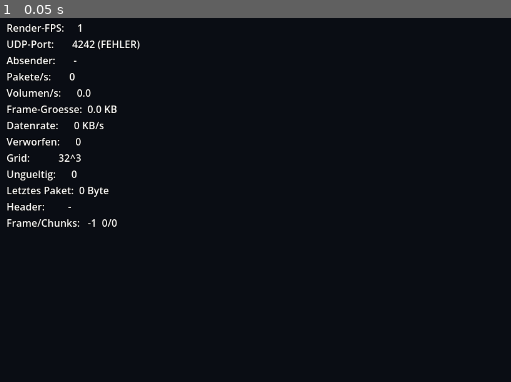
Above: before the commit, frame 1.
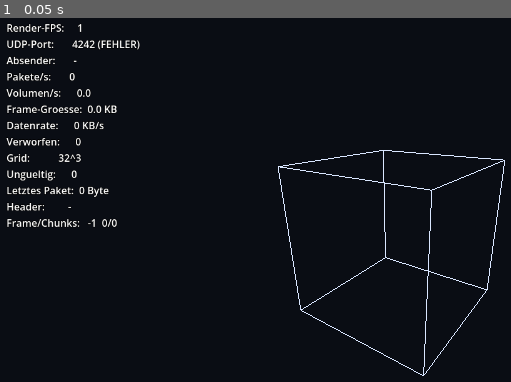
Above: after the commit, the same moment.

Repository: FutureRealitiesLab/MatLab_CommTest
Game: Godot game, scene res://main.tscn
The game is run twice, just before and just after one commit, with the same random seed, the same clock (stepped at 60 frames per second) and the same inputs.
Inputs:
- Up to frame 1 (0.05 s): no input

The runs differ from the first frame. In frame 1, 0.8% of the frame differs, in the area x 54-99%, y 36-99%.

Commit message:
Godot: Wuerfel 3.5x groesser, Kanten-Wireframe, Kamera weiter weg
Co-Authored-By: Claude Sonnet 5.5 <noreply@anthropic.com>

Diff:
--- /dev/null
+++ b/godot/box_outline.gd
@@ -0,0 +1,34 @@
+extends MeshInstance3D
+## Zeichnet die 12 Kanten eines Einheitswuerfels (-0.5..0.5) als Linien.
+## Als Kind der Volumen-Node erbt es deren Skalierung.
+
+@export var color := Color(0.85, 0.9, 1.0, 1.0)
+
+
+func _ready() -> void:
+	var verts := PackedVector3Array()
+	for i in 8:
+		for bit in [1, 2, 4]:
+			if i & bit == 0:
+				verts.append(_corner(i))
+				verts.append(_corner(i | bit))
+
+	var arrays := []
+	arrays.resize(Mesh.ARRAY_MAX)
+	arrays[Mesh.ARRAY_VERTEX] = verts
+	var m := ArrayMesh.new()
+	m.add_surface_from_arrays(Mesh.PRIMITIVE_LINES, arrays)
+	mesh = m
+
+	var mat := StandardMaterial3D.new()
+	mat.shading_mode = BaseMaterial3D.SHADING_MODE_UNSHADED
+	mat.albedo_color = color
+	material_override = mat
+	cast_shadow = GeometryInstance3D.SHADOW_CASTING_SETTING_OFF
+
+
+func _corner(i: int) -> Vector3:
+	return Vector3(
+		0.5 if i & 1 else -0.5,
+		0.5 if i & 2 else -0.5,
+		0.5 if i & 4 else -0.5)
--- a/godot/main.tscn
+++ b/godot/main.tscn
@@ -1,9 +1,10 @@
-[gd_scene load_steps=9 format=3]
+[gd_scene load_steps=10 format=3]
 
 [ext_resource type="Shader" path="res://volume_raymarch.gdshader" id="1_shader"]
 [ext_resource type="Script" path="res://udp_receiver.gd" id="2_udp"]
 [ext_resource type="Script" path="res://orbit_camera.gd" id="3_orbit"]
 [ext_resource type="Script" path="res://debug_overlay.gd" id="4_debug"]
+[ext_resource type="Script" path="res://box_outline.gd" id="5_outline"]
 
 [sub_resource type="Environment" id="Environment_1"]
 background_mode = 1
@@ -30,16 +31,19 @@
 transform = Transform3D(0.866, -0.25, 0.433, 0, 0.866, 0.5, -0.5, -0.433, 0.75, 0, 3, 0)
 
 [node name="Camera3D" type="Camera3D" parent="."]
-transform = Transform3D(1, 0, 0, 0, 1, 0, 0, 0, 1, 0, 0, 4)
+transform = Transform3D(1, 0, 0, 0, 1, 0, 0, 0, 1, 0, 0, 7)
 current = true
 script = ExtResource("3_orbit")
-distance = 4.0
+distance = 7.0
 
 [node name="Volume" type="MeshInstance3D" parent="."]
-transform = Transform3D(2, 0, 0, 0, 2, 0, 0, 0, 2, 0, 0, 0)
+transform = Transform3D(3.5, 0, 0, 0, 3.5, 0, 0, 0, 3.5, 0, 0, 0)
 material_override = SubResource("ShaderMaterial_1")
 mesh = SubResource("BoxMesh_1")
 script = ExtResource("2_udp")
+
+[node name="Outline" type="MeshInstance3D" parent="Volume"]
+script = ExtResource("5_outline")
 
 [node name="DebugLayer" type="CanvasLayer" parent="."]
 
